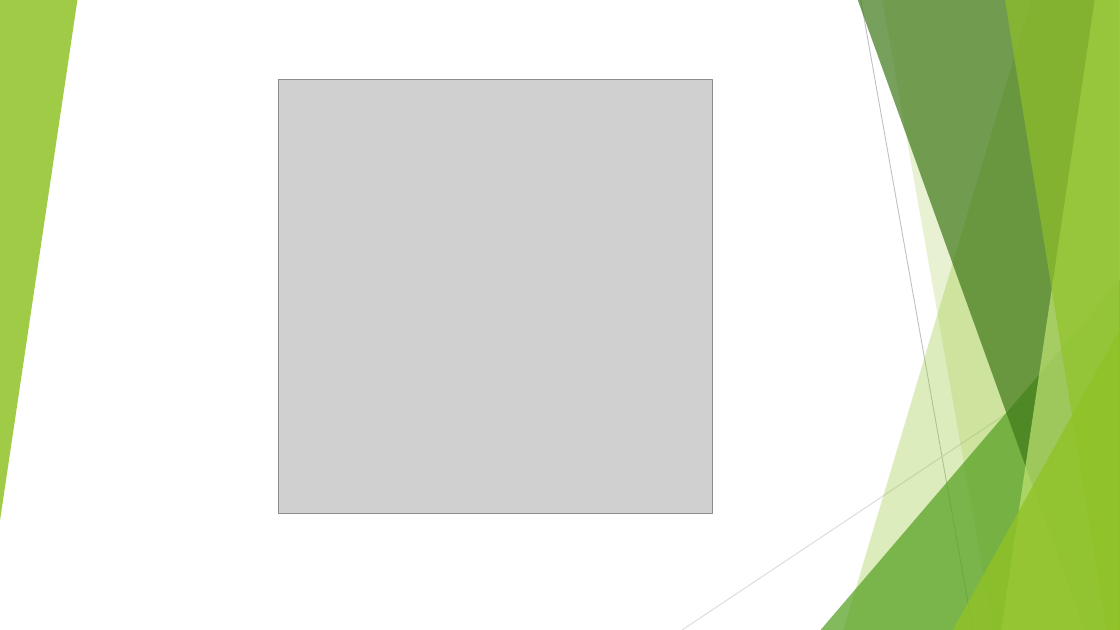
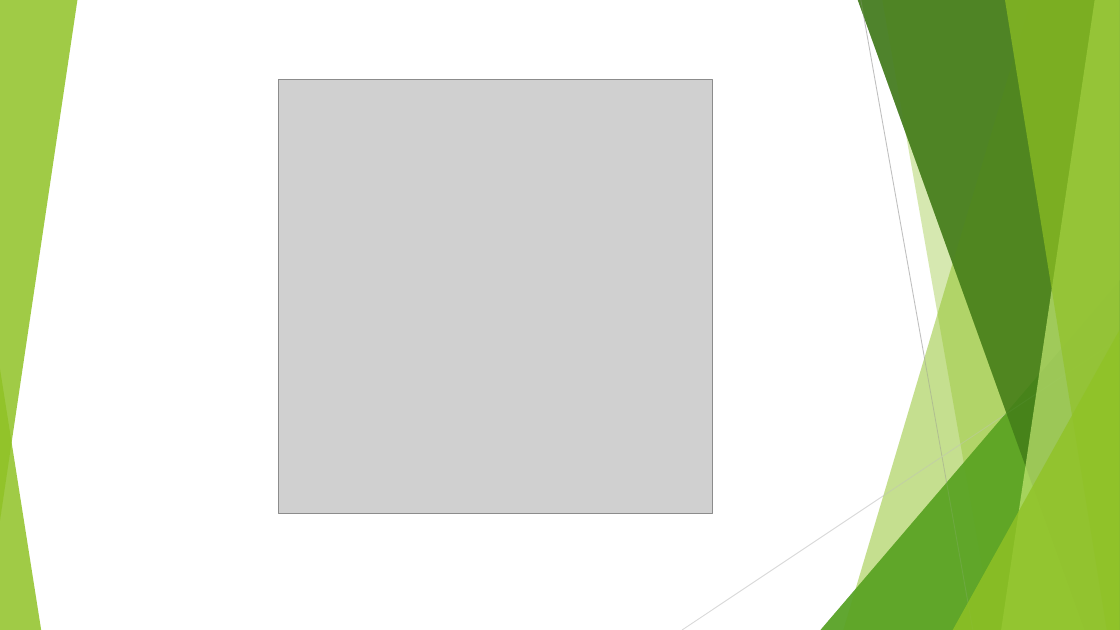
Before and after one commit to laravel-verona/annotations, a slide deck: slide 1 of 2015-12-12/materiale/2° Laravel Meetup Verona.pptx. Drawn at 1120x630 pixels with LibreOffice and Linux fonts; fonts in the diff are those of the drawing; grey boxes stand for pictures. Boxes give left, top, right and bottom in pixels: in the first picture for what was removed or moved away, otherwise in the second. Text is boxed around its words. In the diff, an @@ line names an element or a change of style, - is before the commit and + after.

```diff
--- a/2015-12-12/materiale/2° Laravel Meetup Verona.pptx
+++ b/2015-12-12/materiale/2° Laravel Meetup Verona.pptx
@@ freeform shape at bbox=[858, 0, 1120, 630]: fill #3F7819 at 70% opacity to #3F7818 at 70% opacity @@
@@ freeform shape at bbox=[1002, 0, 1120, 630]: fill #C0E474 at 70% opacity to #BFE471 at 70% opacity @@
@@ line (1120, 339) - (682, 630): stroke #D9D9D9 0.75 pt to #D8D8D8 0.75 pt @@
@@ group added at bbox=[821, 0, 1120, 630]: 5 freeform shapes, 2 triangles @@
@@ triangle added at bbox=[0, 369, 41, 630], fill #90C226 at 85% opacity @@
```
Also in this commit, not shown: 7 other slides changed, 1 other file.
